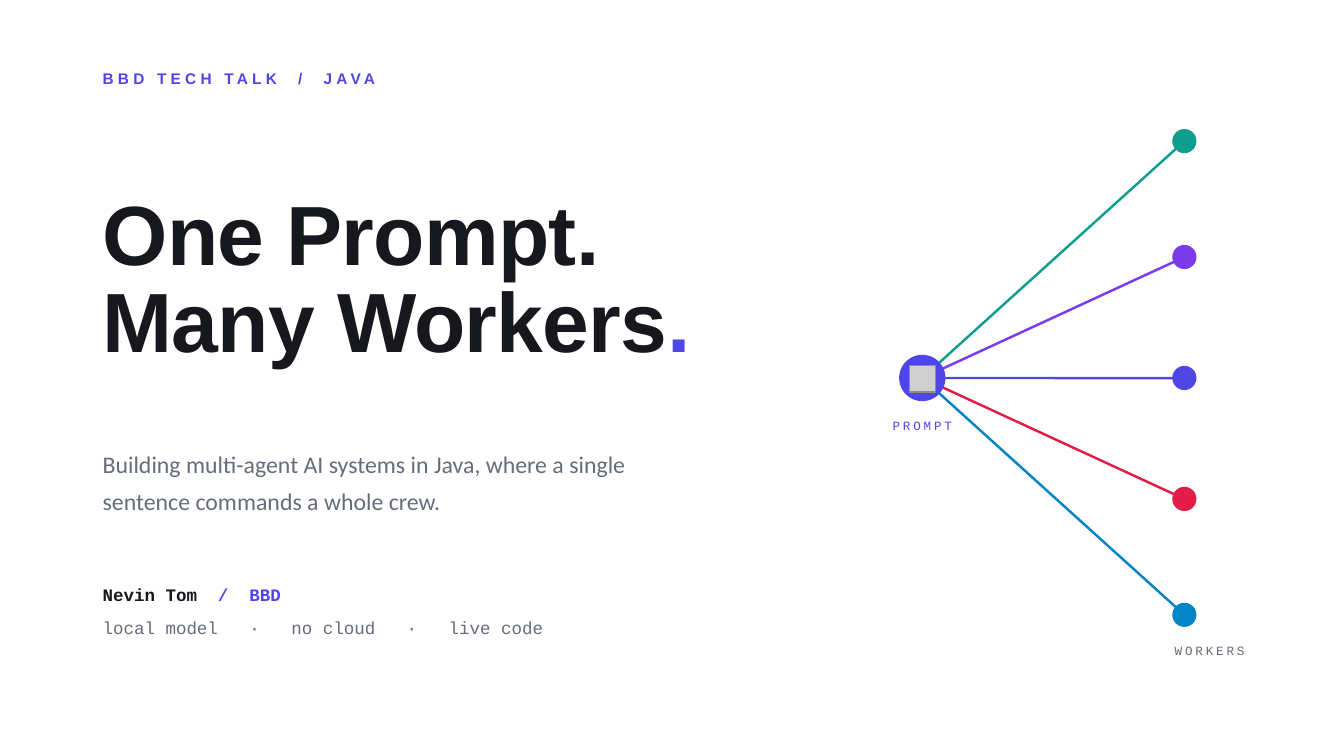
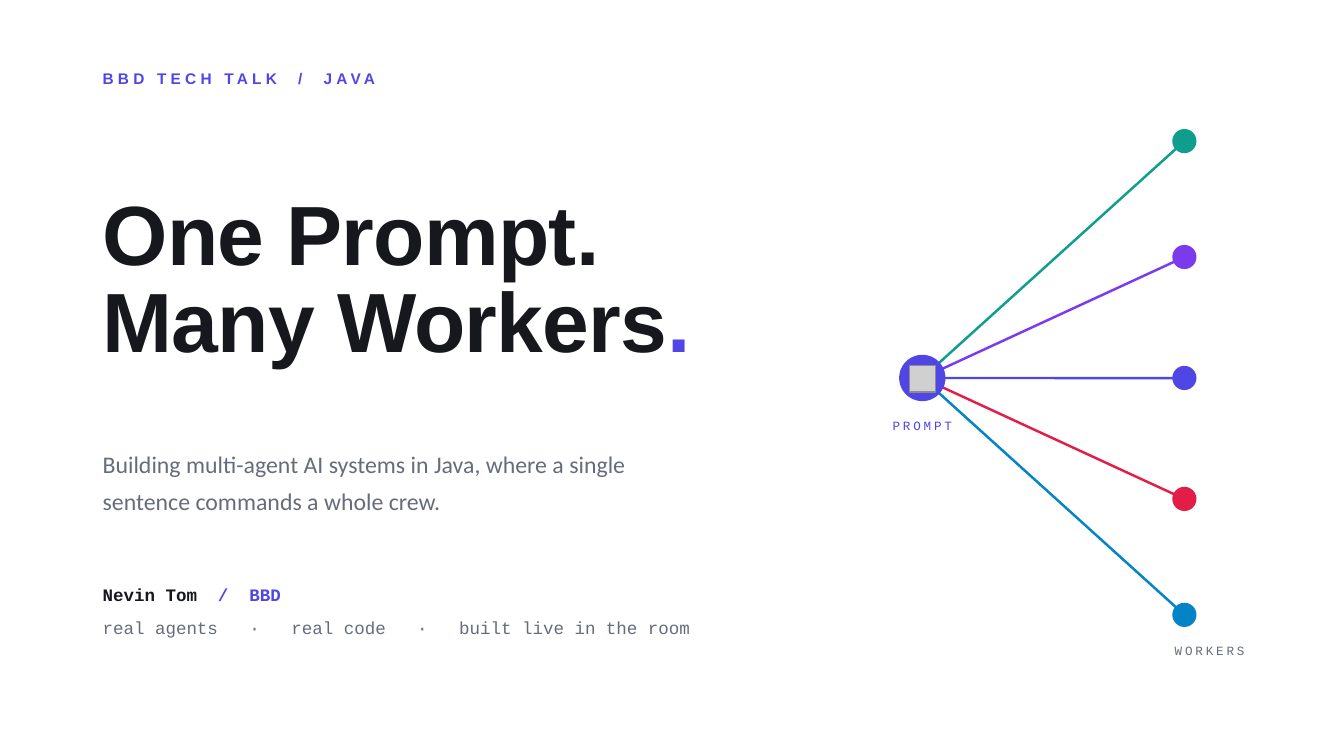
Before and after one commit to Nevvyboi/OnePromptManyWorkers, a slide deck: slide 1 of slides/One-Prompt-Many-Workers-Light.pptx. Drawn at 1344x756 pixels with LibreOffice and Linux fonts; fonts in the diff are those of the drawing; grey boxes stand for pictures. Boxes give left, top, right and bottom in pixels: in the first picture for what was removed or moved away, otherwise in the second. Text is boxed around its words. In the diff, an @@ line names an element or a change of style, - is before the commit and + after.

```diff
--- a/slides/One-Prompt-Many-Workers-Light.pptx
+++ b/slides/One-Prompt-Many-Workers-Light.pptx
@@ text at (103, 622, 690, 638): text changed @@
-local model · no cloud · live code
+real agents · real code · built live in the room
```
Also in this commit, not shown: 4 other files.
